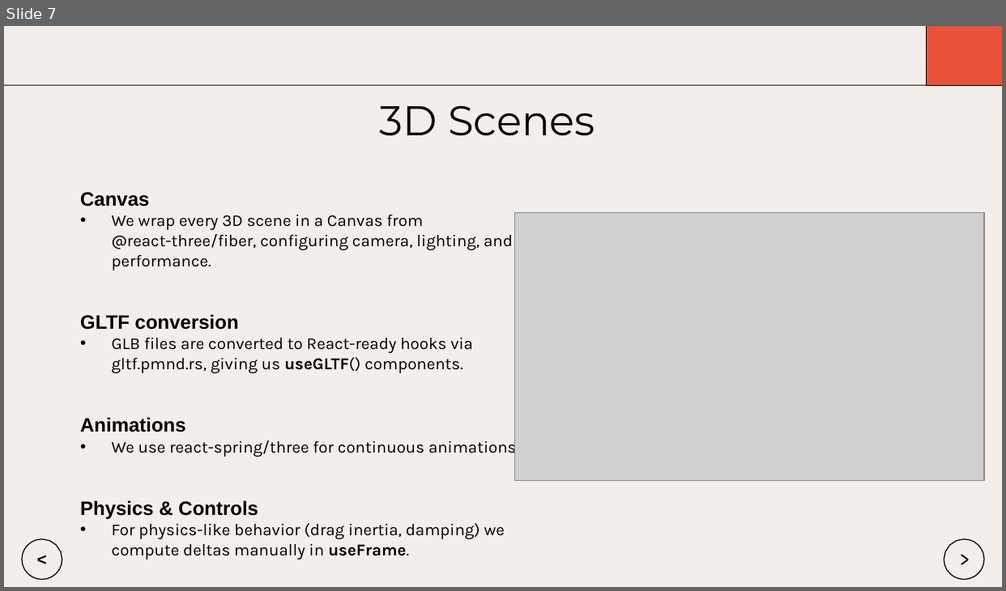
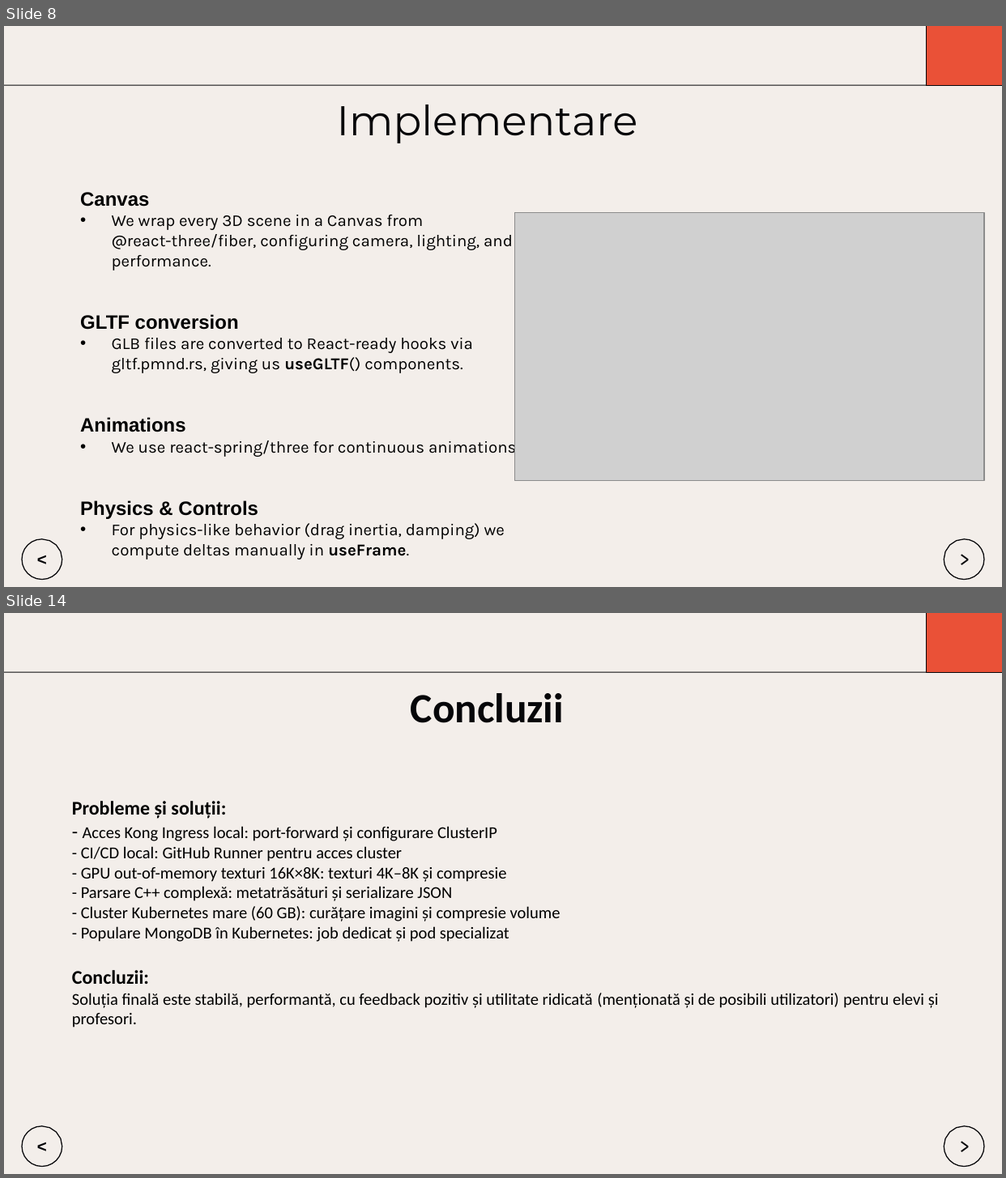
Before and after one commit to Dragomir1401/VisioScience-3D, a slide deck: Roadmap/scss/Prezentare_Final_Dragomir_Andrei.pptx. Shown one above the other, each under a label of ours: slide 7 before the commit, slides 8 and 14 after it; the slides between them are not shown. The pictures are 1006x591 and 1006x1178 pixels, drawn with LibreOffice and Linux fonts; fonts in the diff are those of the drawing; grey boxes stand for pictures. Boxes give left, top, right and bottom in pixels: in the first picture for what was removed or moved away, otherwise in the second. Text is boxed around its words. In the diff, an @@ line names an element or a change of style, - is before the commit and + after.

```diff
--- a/Roadmap/scss/Prezentare_Final_Dragomir_Andrei.pptx
+++ b/Roadmap/scss/Prezentare_Final_Dragomir_Andrei.pptx
@@ slide 14 added at (4, 613, 1002, 1174), background #FFFFFF; not listed: 1 template element that a slide beside it also shows @@
@@ freeform shape added at (926, 613, 1002, 673), fill #EA5137 @@
@@ freeform shape added at (926, 613, 1002, 673), outline #060609 0.75 pt @@
@@ freeform shape added at (4, 672, 1002, 673), fill #060609 @@
@@ title added at (411, 693, 564, 723), 30 pt, text #060609, bold @@
+Concluzii
@@ text added at (72, 801, 939, 1028), 12 pt, text #000000 @@
+Probleme și soluții:
+- Acces Kong Ingress local: port-forward și configurare ClusterIP
+- CI/CD local: GitHub Runner pentru acces cluster
+- GPU out-of-memory texturi 16K×8K: texturi 4K–8K și compresie
+- Parsare C++ complexă: metatrăsături și serializare JSON
+- Cluster Kubernetes mare (60 GB): curățare imagini și compresie volume
+- Populare MongoDB în Kubernetes: job dedicat și pod specializat
+Concluzii:
+Soluția finală este stabilă, performantă, cu feedback pozitiv și utilitate ridicată (menționată și de posibili utilizatori) pentru elevi și profesori.
@@ freeform shape added at (22, 1126, 62, 1166), outline #060609 0.75 pt @@
@@ text added at (36, 1135, 48, 1160), 12 pt, text #060609, bold @@
+<
@@ freeform shape added at (944, 1126, 984, 1166), outline #060609 0.75 pt @@
@@ text added at (958, 1132, 972, 1162), 15 pt, text #060609 @@
+>
@@ what was slide 7 is now slide 8 @@
@@ slide 8 changed as well @@
@@ title at (337, 105, 638, 143): text changed @@
-3D Scenes
+Implementare
```
Also in this commit, not shown: 6 other slides changed, 8 other slides added, 5 slides removed.
